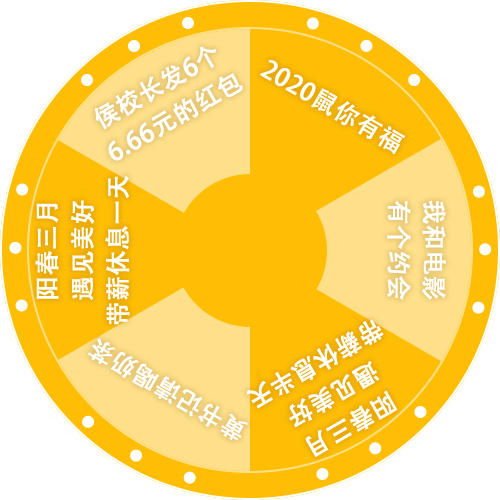
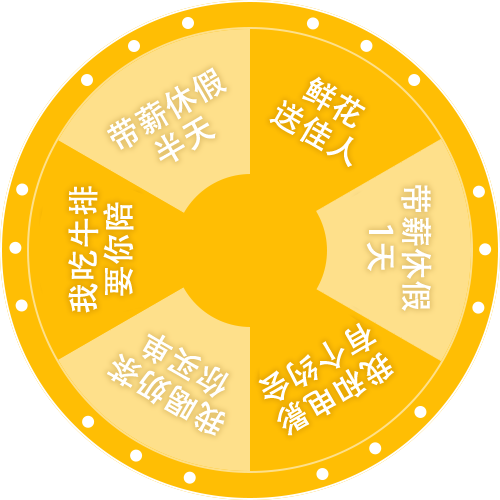
Layered file, before and after one edit (500 × 500). Changes by layer:
renamed "侯校长发6个 6.66元的红包" to "带薪休假 半天", painted on it over [94, 46, 243, 162]
renamed "阳春三月 遇见美好 带薪休息一天" to "我吃牛排 要你陪", painted on it over [35, 175, 134, 325]
renamed "黄书记请喝奶茶" to "我喝奶茶 你买单", painted on it over [87, 333, 248, 441]
renamed "阳春三月 遇见美好 带薪休息半天" to "我和电影 有个约会", painted on it over [246, 319, 398, 457]
renamed "我和电影 有个约会" to "带薪休假 1天", painted on it over [366, 185, 446, 311]
renamed "2020鼠你有福" to "鲜花 送佳人", painted on it over [260, 60, 406, 167]
